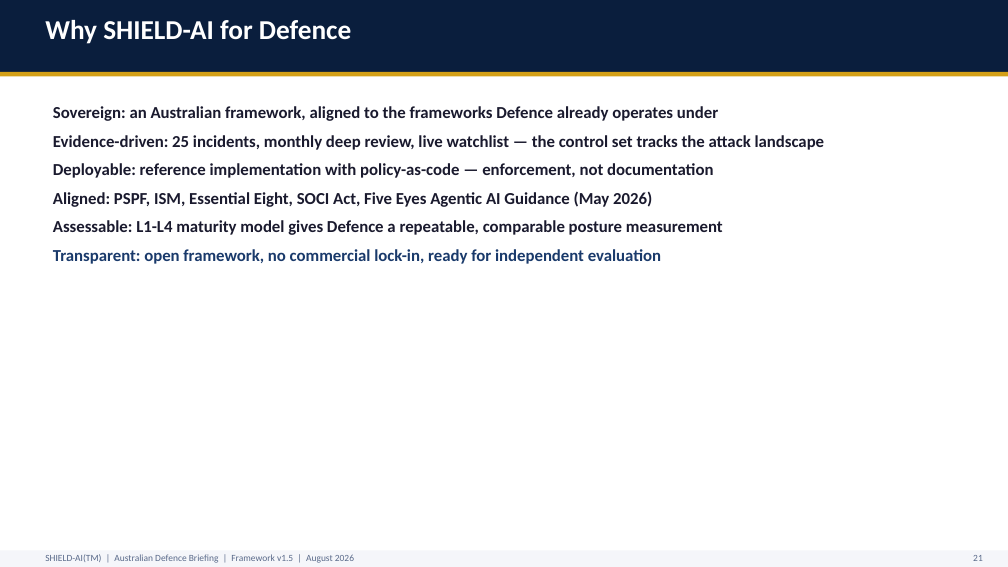
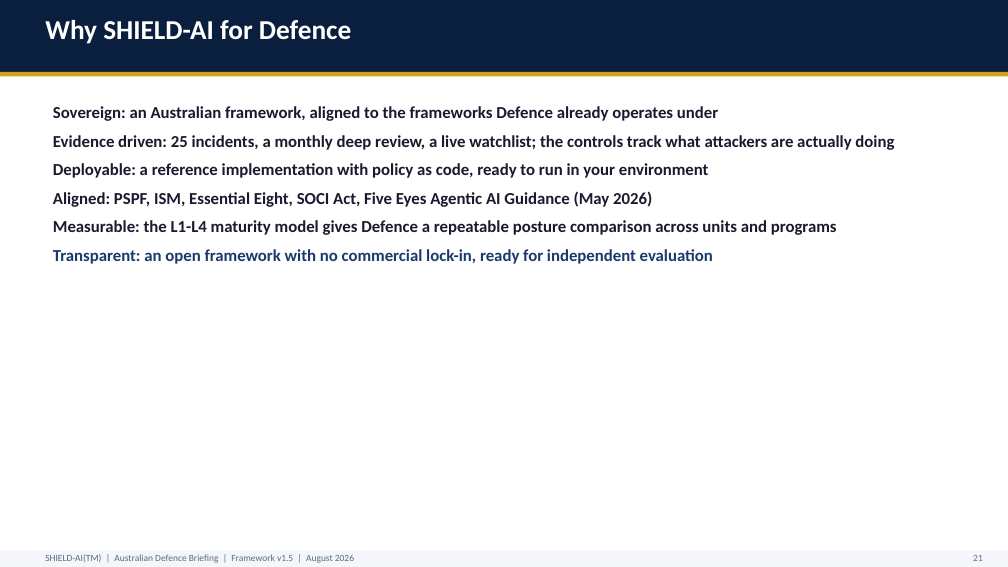
Before and after one commit to monch1962/shield-ai, a slide deck: slide 22 of presentations/shield-ai-deck-defence/shield-ai-deck-defence.pptx. Drawn at 1008x567 pixels with LibreOffice and Linux fonts; fonts in the diff are those of the drawing. Boxes give left, top, right and bottom in pixels: in the first picture for what was removed or moved away, otherwise in the second. Text is boxed around its words. In the diff, an @@ line names an element or a change of style, - is before the commit and + after.

Commit message:
Humanise Defence briefing deck copy (plain professional voice, AI tells stripped)

```diff
--- a/presentations/shield-ai-deck-defence/shield-ai-deck-defence.pptx
+++ b/presentations/shield-ai-deck-defence/shield-ai-deck-defence.pptx
@@ text at box(53, 135, 894, 178): text changed @@
-Evidence-driven: 25 incidents, monthly deep review, live watchlist — the control set tracks the attack landscape
-Deployable: reference implementation with policy-as-code — enforcement, not documentation
+Evidence driven: 25 incidents, a monthly deep review, a live watchlist; the controls track what attackers are actually doing
+Deployable: a reference implementation with policy as code, ready to run in your environment
@@ text at box(53, 220, 837, 264): text changed @@
-Assessable: L1-L4 maturity model gives Defence a repeatable, comparable posture measurement
-Transparent: open framework, no commercial lock-in, ready for independent evaluation
+Measurable: the L1-L4 maturity model gives Defence a repeatable posture comparison across units and programs
+Transparent: an open framework with no commercial lock-in, ready for independent evaluation
```
Also in this commit, not shown: 21 other slides changed.
